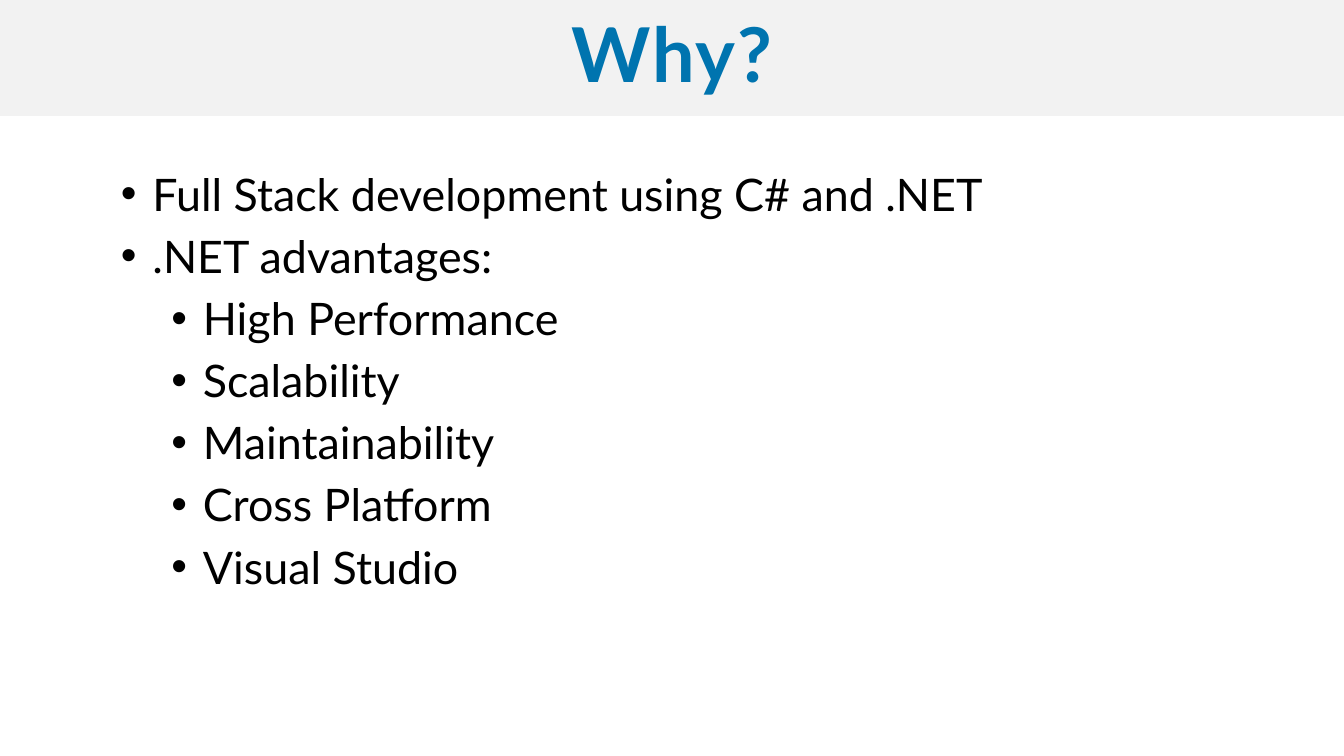
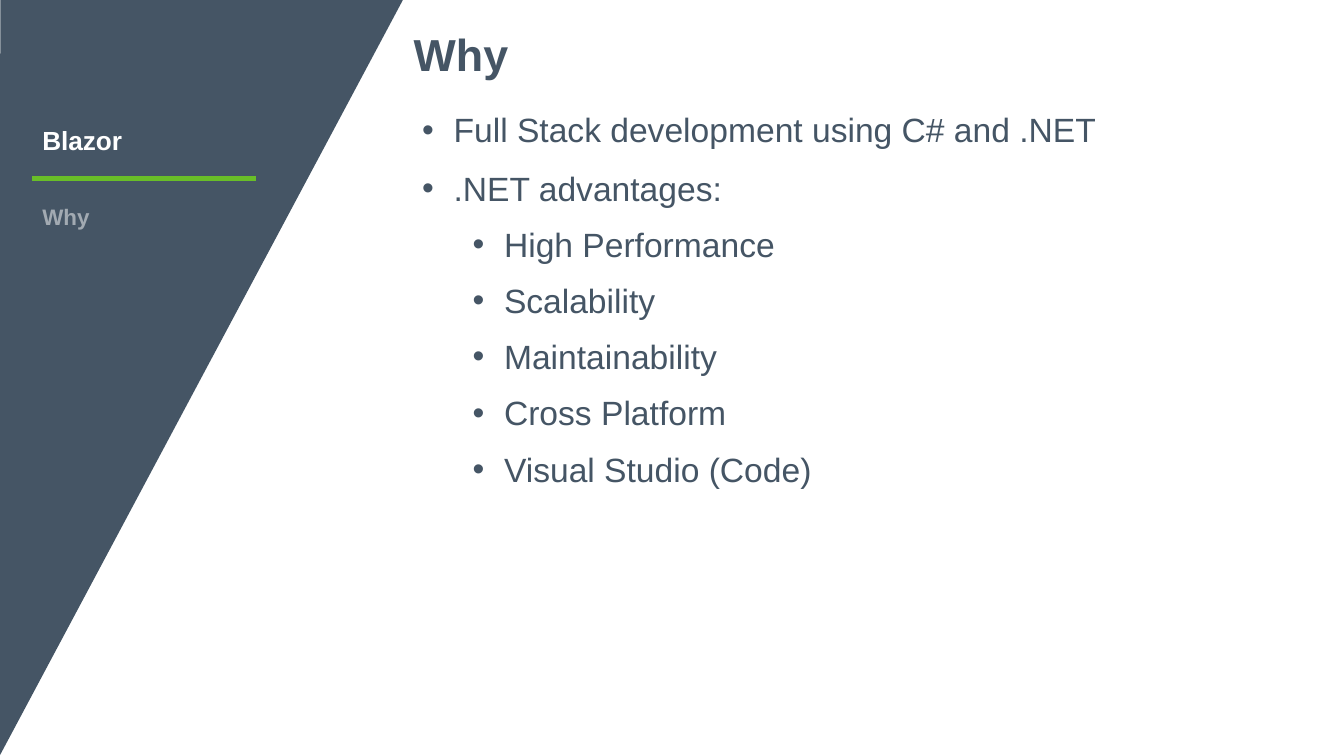
Before and after one commit to sujithq/DevCruiseBlazor, a slide deck: slide 12 of Blazor.pptx (slide 11 before the commit). Drawn at 1344x756 pixels with LibreOffice and Linux fonts; fonts in the diff are those of the drawing; background and template pictures are left out. Boxes give left, top, right and bottom in pixels: in the first picture for what was removed or moved away, otherwise in the second. Text is boxed around its words. In the diff, an @@ line names an element or a change of style, - is before the commit and + after.

```diff
--- a/Blazor.pptx
+++ b/Blazor.pptx
@@ freeform shape added at (0,0,403,756), fill #455565 @@
@@ text "Why": place and size @@
-text "Why" at (0,0,1344,116)
+text "Why" at (414,38,509,80)
@@ text "Why" at (414,38,509,80): vertical alignment middle to top; fill #F2F2F2 to none @@
@@ text at (414,38,509,80): text changed; size 54 to 32 pt; font Lato to Arial; text colour #0074AF to #455565 @@
-Why?
+Why
@@ text "Full Stack development using C# ...": place and size @@
-text "Full Stack development using C# ..." at (152,178,982,585)
+text "Full Stack development using C# ..." at (454,117,1095,489)
@@ text at (454,117,1095,426): size 32 to 24 pt, font Lato to Arial, text colour #000000 to #455565 in "Full Stack development using C# and .NET", ".NET advantages:", "High Performance", "Scalability" and 2 more places; line spacing 1 to 1.14; more space between paragraphs @@
@@ text added at (42,131,122,151), 18.7 pt, text #FFFFFF, bold @@
+Blazor
@@ line added from (32, 178) to (256, 178), #69BE28 3 pt @@
@@ text added at (42,209,89,230), 16 pt, text #A2AAB2, bold @@
+Why
@@ text at (504,457,812,489): text changed; size 32 to 24 pt; font Lato to Arial; text colour #000000 to #455565 @@
-    • Visual Studio
+    • Visual Studio (Code)
```
Also in this commit, not shown: 22 other slides changed, 8 slides added, 7 slides removed, 2 other files.
